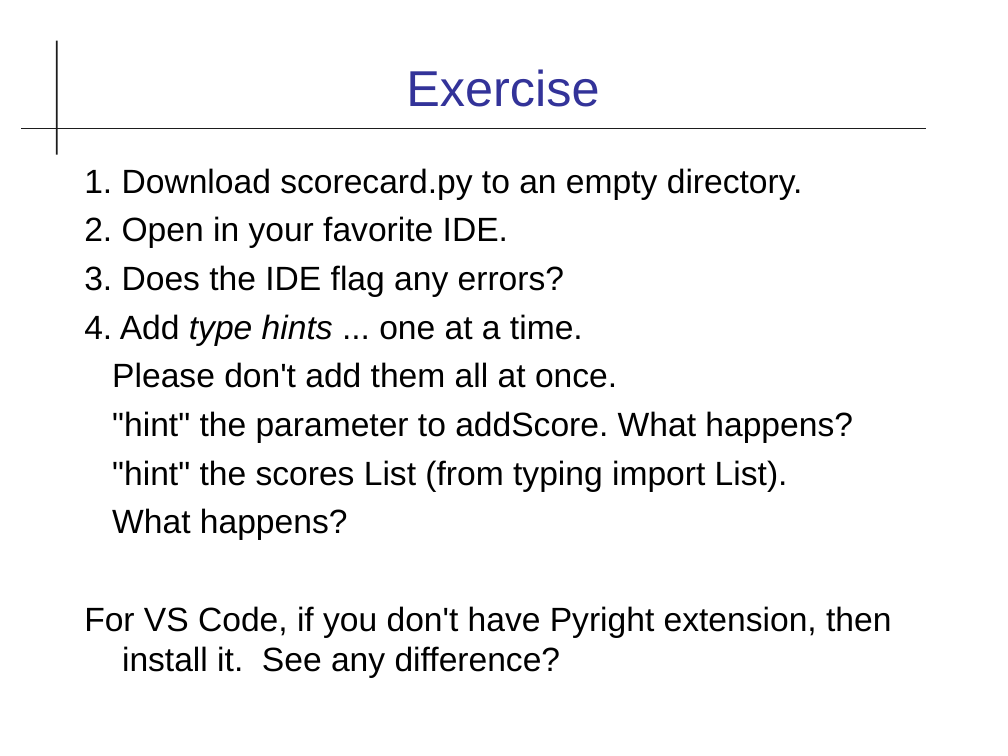
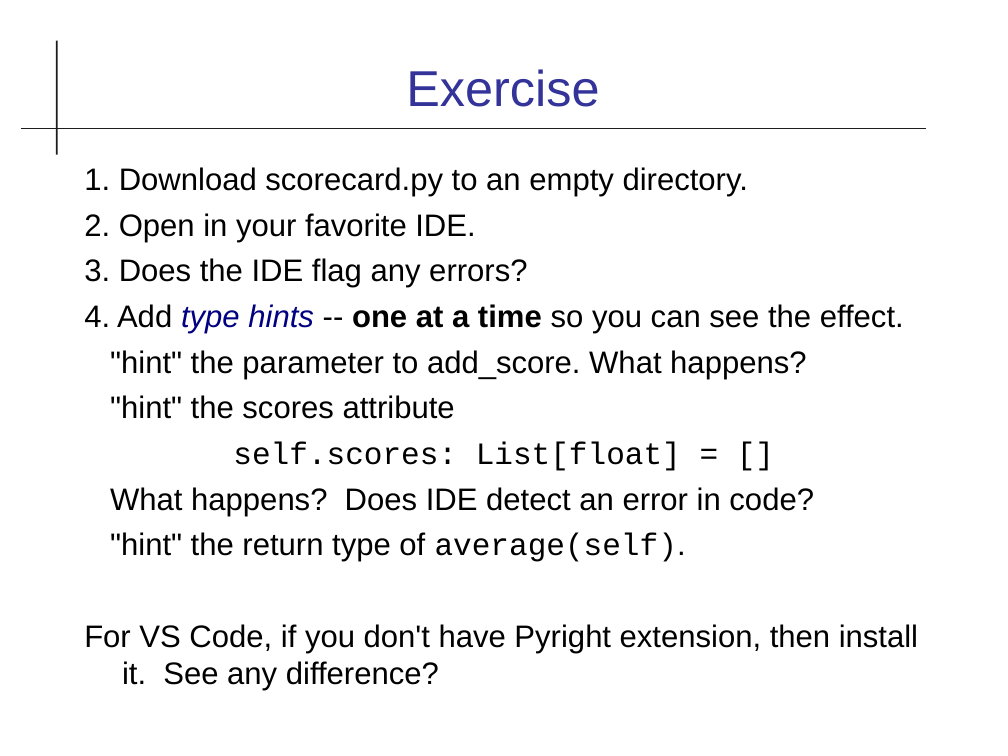
Before and after one commit to cpske/ISP, a slide deck: slide 14 of code-quality/Type-Checking.odp (slide 13 before the commit). Drawn at 1008x756 pixels with LibreOffice and Linux fonts; fonts in the diff are those of the drawing. Boxes give left, top, right and bottom in pixels: in the first picture for what was removed or moved away, otherwise in the second. Text is boxed around its words. In the diff, an @@ line names an element or a change of style, - is before the commit and + after.

Commit message:
update types and type hinting

```diff
--- a/code-quality/Type-Checking.odp
+++ b/code-quality/Type-Checking.odp
@@ text at (84,167,918,691): size 24 to 22.2 pt in "1. Download scorecard.py to an empty directory.", "2. Open in your favorite IDE.", "3. Does the IDE flag any errors?", "For VS Code, if you don't have ..." @@
@@ text at (84,304,904,562): text changed; size 24 to 22.2 pt @@
-4. Add type hints ... one at a time.
-Please don't add them all at once.
-"hint" the parameter to addScore. What happens?
-"hint" the scores List (from typing import List).
-What happens?
+4. Add type hints -- one at a time so you can see the effect.
+"hint" the parameter to add_score. What happens?
+"hint" the scores attribute
+self.scores: List[float] = []
+What happens? Does IDE detect an error in code?
+"hint" the return type of average(self).
```
Also in this commit, not shown: 12 other slides changed, 5 slides added, 3 other files.
